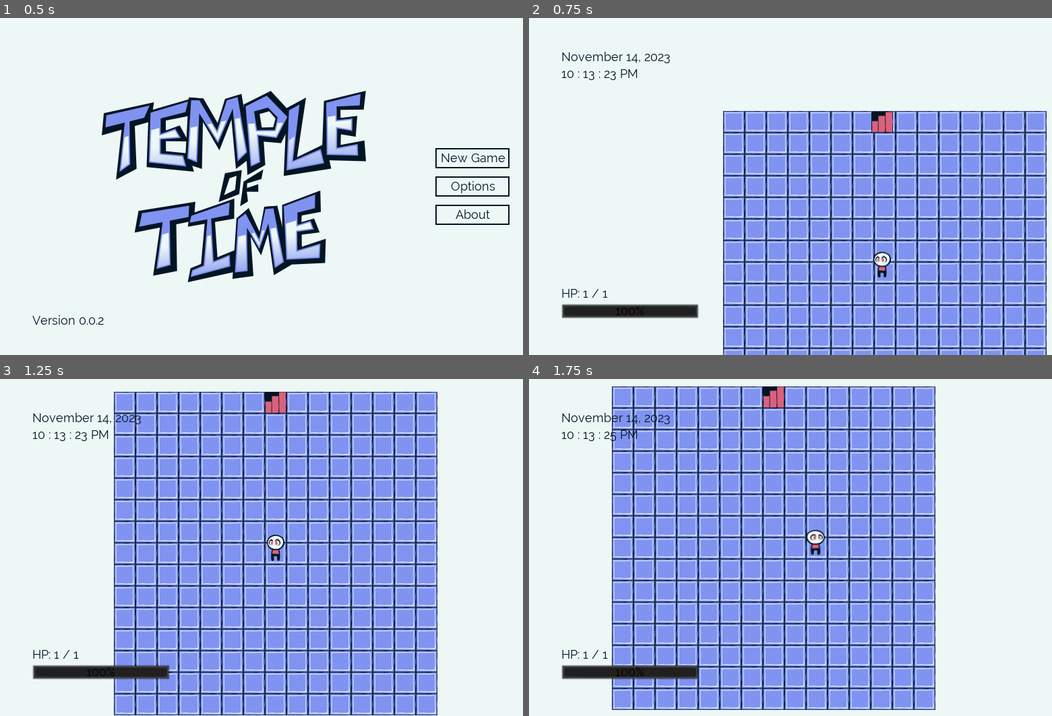
Above: before the commit, frames 1-4 (two rows, left to right).
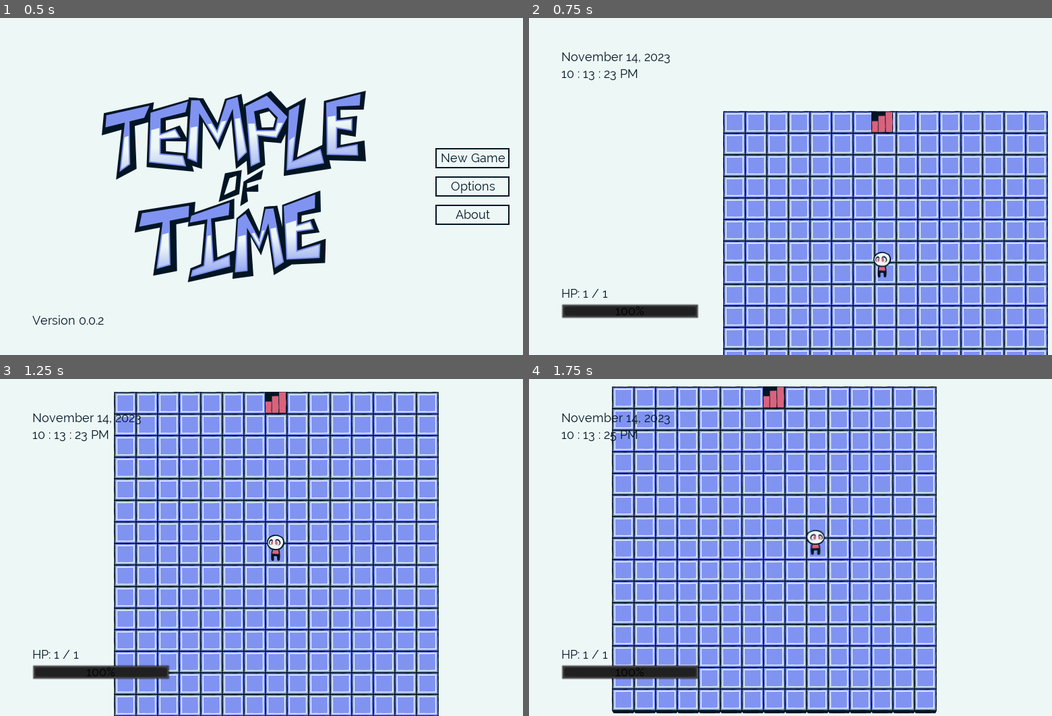
Above: after the commit, the same moments.

Repository: kairuma/temple-of-time
Game: Godot game, scene res://scene/state/MainMenu.tscn
Two runs of this game, one before a commit and one after it. Both use one fixed random seed, a clock stepped at 60 frames per second and the inputs below.
Inputs:
- Up to frame 1 (0.5 s): no input
- Up to frame 2 (0.75 s): click "New Game" at 0.5 s
- Up to frame 3 (1.25 s): no input
- Up to frame 4 (1.75 s): hold Right (right) from 1.28 s (still down)

Frame 1 is identical in both runs. In frame 2, 17% of the frame differs, in the area x 37-100%, y 27-100%; in frame 3, 22%; in frame 4, 23%, in the area x 15-78%, y 2-100%.
Error in both runs: Trying to assign value of type 'ProgressBar' to a variable of type 'Label'. (res://scene/entity/Player.gd:6)

Commit message:
CHANGE:Minor graphical improvements.

Diff:
--- a/scene/Map.tscn
+++ b/scene/Map.tscn
@@ -10,7 +10,7 @@
 0/texture = ExtResource( 3 )
 0/tex_offset = Vector2( 0, 0 )
 0/modulate = Color( 1, 1, 1, 1 )
-0/region = Rect2( 0, 0, 32, 32 )
+0/region = Rect2( 0, 0, 34, 37 )
 0/tile_mode = 0
 0/occluder_offset = Vector2( 0, 0 )
 0/navigation_offset = Vector2( 0, 0 )
@@ -36,6 +36,10 @@
 [node name="Entities" type="YSort" parent="."]
 
 [node name="Player" parent="." instance=ExtResource( 1 )]
+strength = 0
+agility = 0
+level = 1
+vitality = 0
 
 [node name="CanvasLayer" type="CanvasLayer" parent="."]
 
Binary file changed: img/tile/floor.png
Binary file removed: img/tile/wall.png
Not shown, removed: img/tile/wall.png.import
